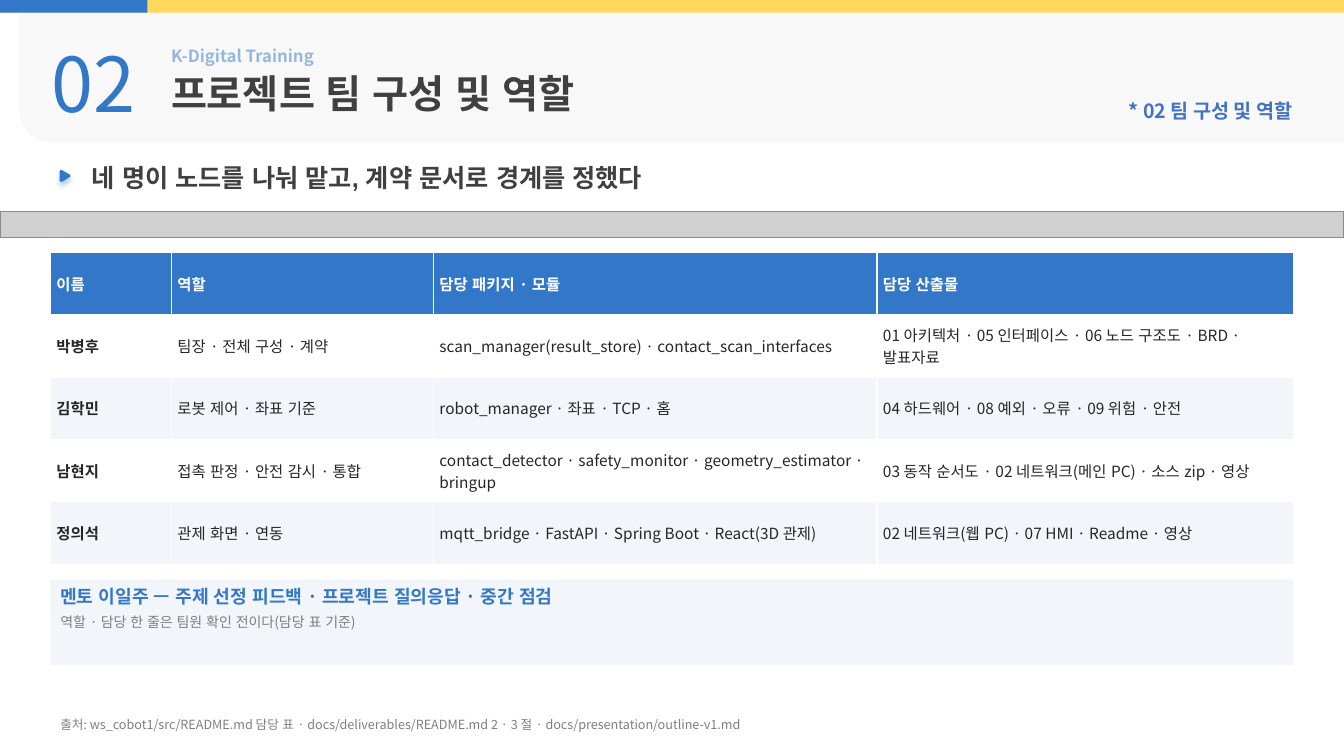
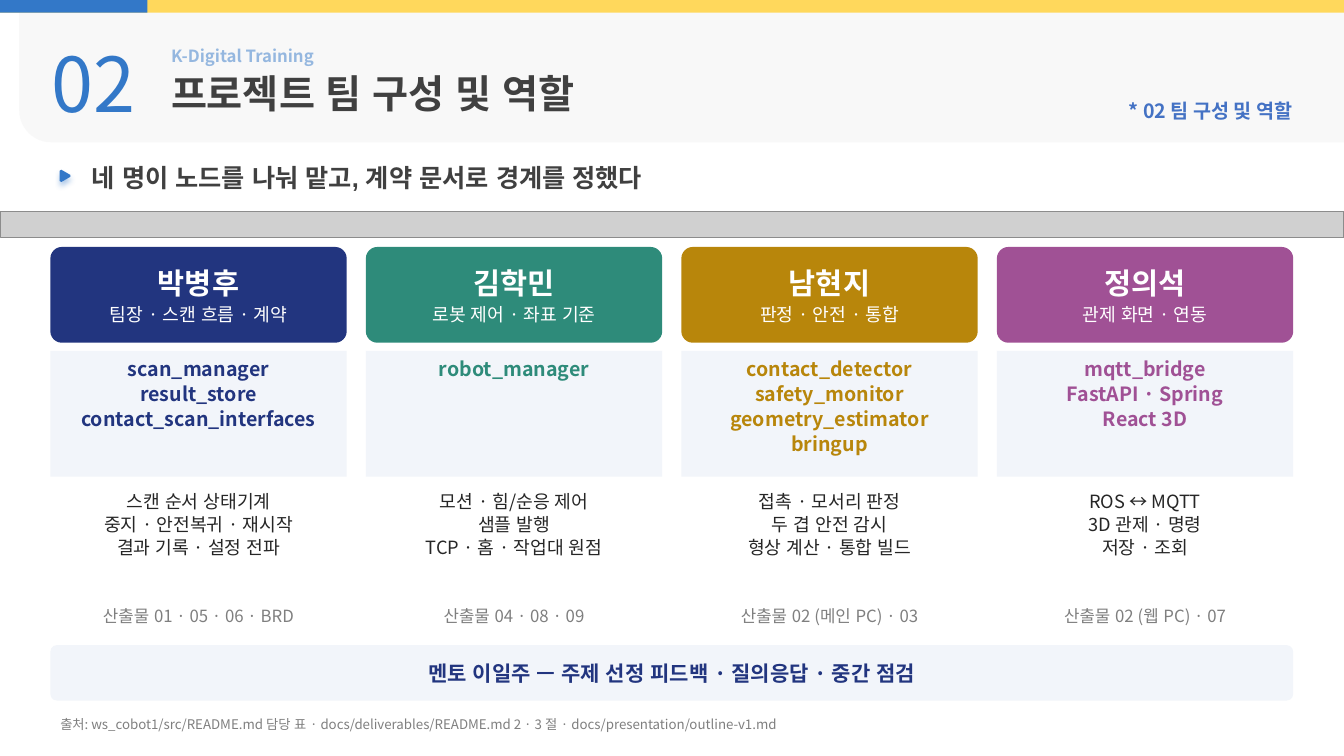
Before and after one commit to yujh5537/rokey_cobot1_Weld-Made, a slide deck: slide 7 of docs/presentation/slides-byeonghu.pptx. Drawn at 1344x756 pixels with LibreOffice and Linux fonts; fonts in the diff are those of the drawing; grey boxes stand for pictures; background and template pictures are left out. Boxes give left, top, right and bottom in pixels: in the first picture for what was removed or moved away, otherwise in the second. Text is boxed around its words. In the diff, an @@ line names an element or a change of style, - is before the commit and + after.

```diff
--- a/docs/presentation/slides-byeonghu.pptx
+++ b/docs/presentation/slides-byeonghu.pptx
@@ table removed at <box>50,252,1294,565</box>, 5 rows, 4 columns @@
-이름 | 역할 | 담당 패키지 · 모듈 | 담당 산출물
-박병후 | 팀장 · 전체 구성 · 계약 | scan_manager(result_store) · contact_scan_interfaces | 01 아키텍처 · 05 인터페이스 · 06 노드 구조도 · BRD · 발표자료
-김학민 | 로봇 제어 · 좌표 기준 | robot_manager · 좌표 · TCP · 홈 | 04 하드웨어 · 08 예외 · 오류 · 09 위험 · 안전
-남현지 | 접촉 판정 · 안전 감시 · 통합 | contact_detector · safety_monitor · geometry_estimator · bringup | 03 동작 순서도 · 02 네트워크(메인 PC) · 소스 zip · 영상
-정의석 | 관제 화면 · 연동 | mqtt_bridge · FastAPI · Spring Boot · React(3D 관제) | 02 네트워크(웹 PC) · 07 HMI · Readme · 영상
@@ rounded rectangle added at <box>50,247,347,343</box>, fill #22357F, 13 pt, text #FFFFFF @@
+박병후
+팀장 · 스캔 흐름 · 계약
@@ rounded rectangle added at <box>366,247,662,343</box>, fill #2E8B7A, 13 pt, text #FFFFFF @@
+김학민
+로봇 제어 · 좌표 기준
@@ rounded rectangle added at <box>682,247,978,343</box>, fill #B8860B, 13 pt, text #FFFFFF @@
+남현지
+판정 · 안전 · 통합
@@ rounded rectangle added at <box>997,247,1294,343</box>, fill #A05195, 13 pt, text #FFFFFF @@
+정의석
+관제 화면 · 연동
@@ rectangle added at <box>50,351,347,477</box>, fill #F2F5FA, 14 pt, text #22357F, bold @@
+scan_manager
+result_store
+contact_scan_interfaces
@@ rectangle added at <box>366,351,662,477</box>, fill #F2F5FA, 14 pt, text #2E8B7A, bold @@
+robot_manager
@@ rectangle added at <box>682,351,978,477</box>, fill #F2F5FA, 14 pt, text #B8860B, bold @@
+contact_detector
+safety_monitor
+geometry_estimator
+bringup
@@ rectangle added at <box>997,351,1294,477</box>, fill #F2F5FA, 14 pt, text #A05195, bold @@
+mqtt_bridge
+FastAPI · Spring
+React 3D
@@ text added at <box>104,493,293,556</box>, 13 pt, text #262626 @@
+스캔 순서 상태기계
+중지 · 안전복귀 · 재시작
+결과 기록 · 설정 전파
@@ text added at <box>426,493,602,556</box>, 13 pt, text #262626 @@
+모션 · 힘/순응 제어
+샘플 발행
+TCP · 홈 · 작업대 원점
@@ text added at <box>748,493,911,556</box>, 13 pt, text #262626 @@
+접촉 · 모서리 판정
+두 겹 안전 감시
+형상 계산 · 통합 빌드
@@ text added at <box>1089,494,1201,556</box>, 13 pt, text #262626 @@
+ROS ↔ MQTT
+3D 관제 · 명령
+저장 · 조회
@@ text added at <box>103,608,294,623</box>, 12 pt, text #7F7F7F @@
+산출물 01 · 05 · 06 · BRD
@@ text added at <box>444,608,585,623</box>, 12 pt, text #7F7F7F @@
+산출물 04 · 08 · 09
@@ text added at <box>741,608,919,625</box>, 12 pt, text #7F7F7F @@
+산출물 02 (메인 PC) · 03
@@ text added at <box>1064,608,1226,625</box>, 12 pt, text #7F7F7F @@
+산출물 02 (웹 PC) · 07
@@ rounded rectangle "멘토 이일주 — 주제 선정 ...": place and size @@
-rounded rectangle "멘토 이일주 — 주제 선정 ..." at <box>50,580,1294,665</box>
+rounded rectangle "멘토 이일주 — 주제 선정 ..." at <box>50,645,1294,701</box>
@@ rounded rectangle "멘토 이일주 — 주제 선정 ..." at <box>50,645,1294,701</box>: vertical alignment top to middle; rectangle to rounded rectangle @@
@@ text in rounded rectangle at <box>428,663,915,683</box>: text changed; size 13 to 15 pt; text colour #3378C8 to #22357F @@
-멘토 이일주 — 주제 선정 피드백 · 프로젝트 질의응답 · 중간 점검
-역할 · 담당 한 줄은 팀원 확인 전이다(담당 표 기준)
+멘토 이일주 — 주제 선정 피드백 · 질의응답 · 중간 점검
@@ text "출처: ws_cobot1/src/README.md 담당 표 · ..." at <box>60,718,776,732</box>: size 9 to 9.5 pt @@
```
Also in this commit, not shown: 16 other slides changed, 27 other files.
